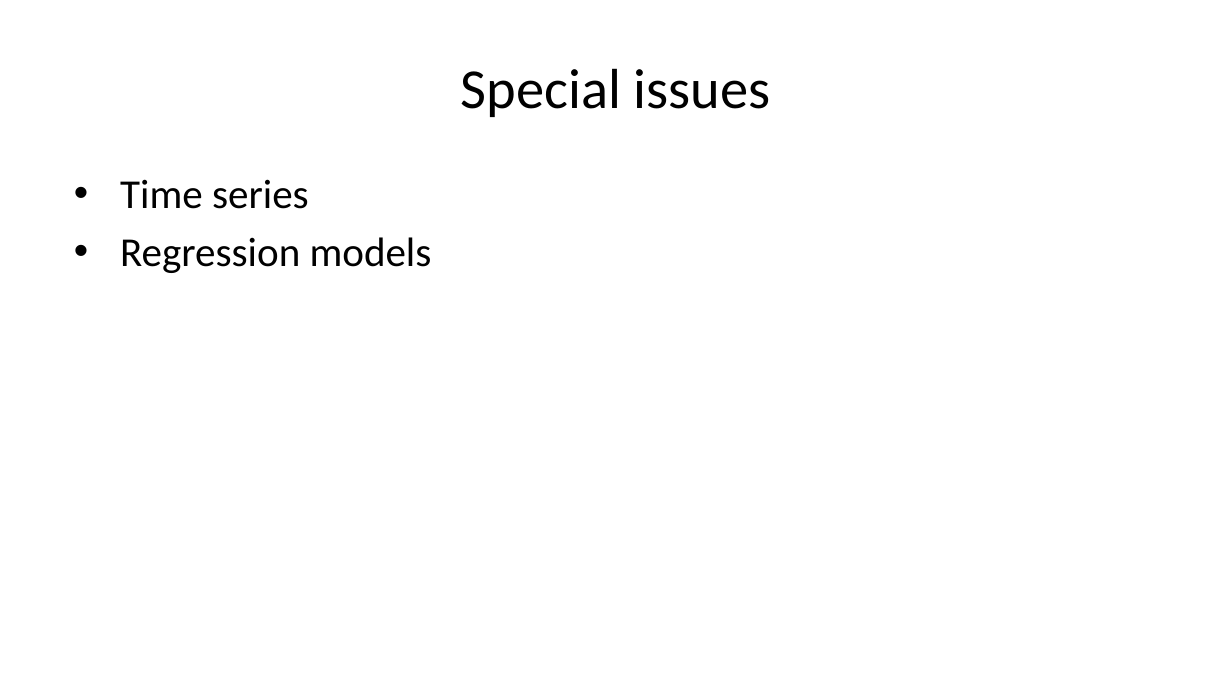
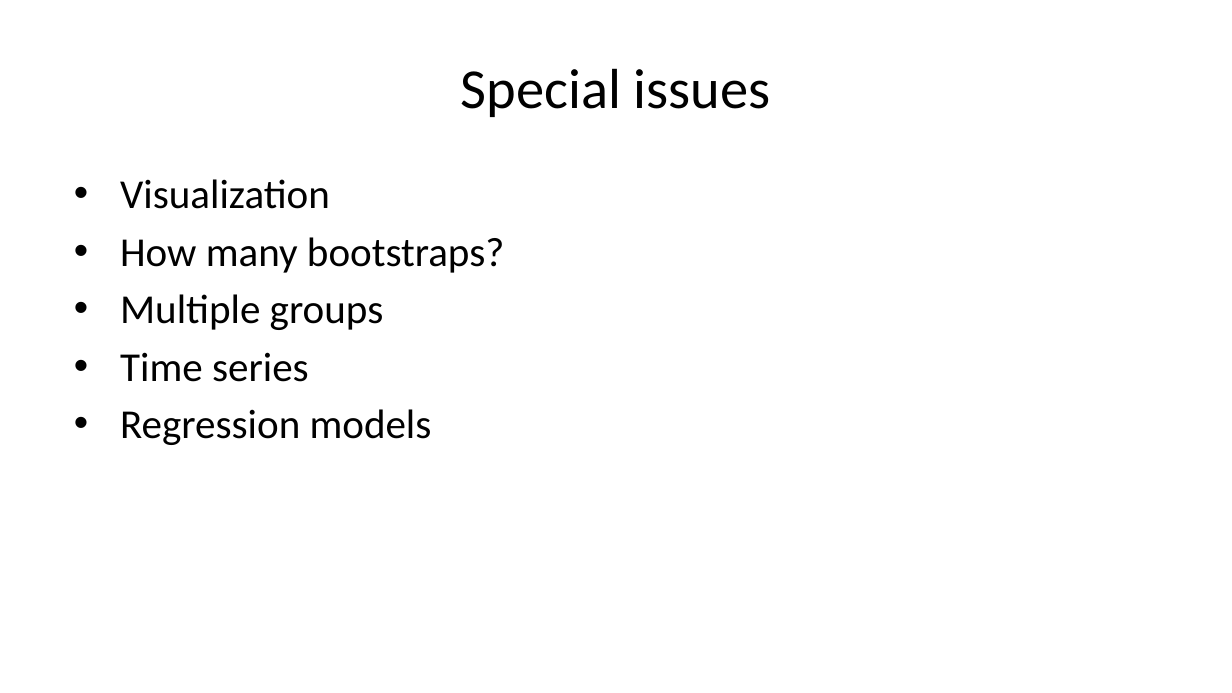
Before and after one commit to pmean/papers-and-presentations, a slide deck: slide 56 of bootstrap/src/bootstrap-slides.pptx (slide 42 before the commit). Drawn at 1232x693 pixels with LibreOffice and Linux fonts; fonts in the diff are those of the drawing. Boxes give left, top, right and bottom in pixels: in the first picture for what was removed or moved away, otherwise in the second. Text is boxed around its words. In the diff, an @@ line names an element or a change of style, - is before the commit and + after.

Commit message:
Good first draft of bootstrap talk

```diff
--- a/bootstrap/src/bootstrap-slides.pptx
+++ b/bootstrap/src/bootstrap-slides.pptx
@@ text at [120, 179, 505, 330]: paragraphs added @@
+• Visualization
+• How many bootstraps?
+• Multiple groups
```
Also in this commit, not shown: 9 other slides changed, 27 slides added, 6 slides removed, 6 other files.
